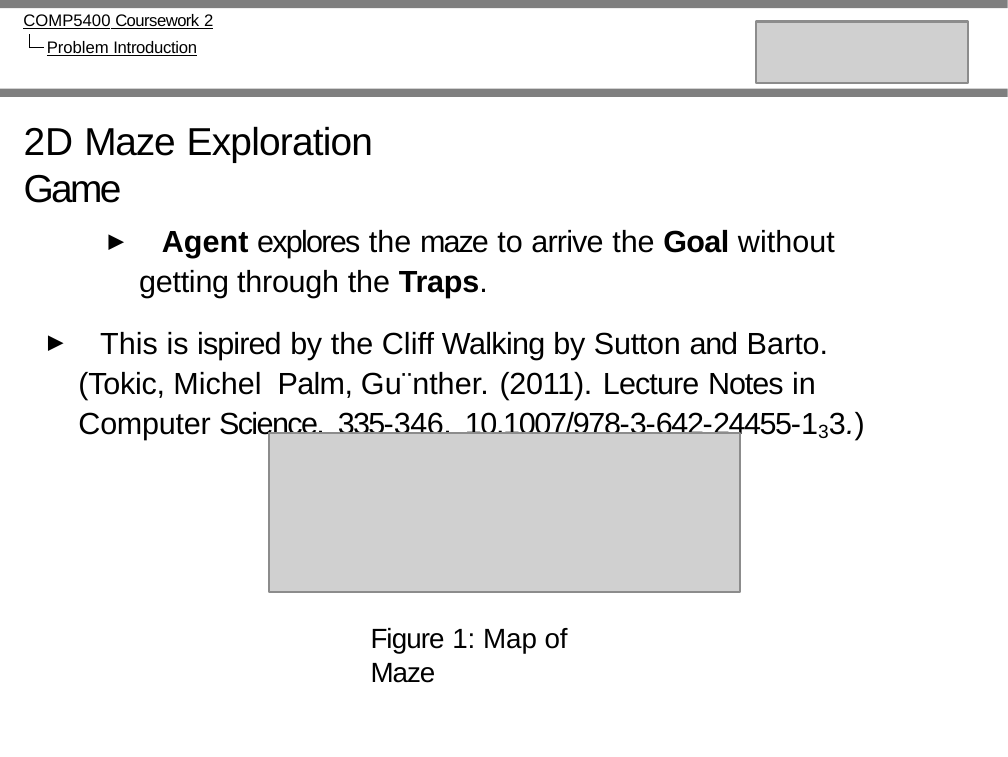
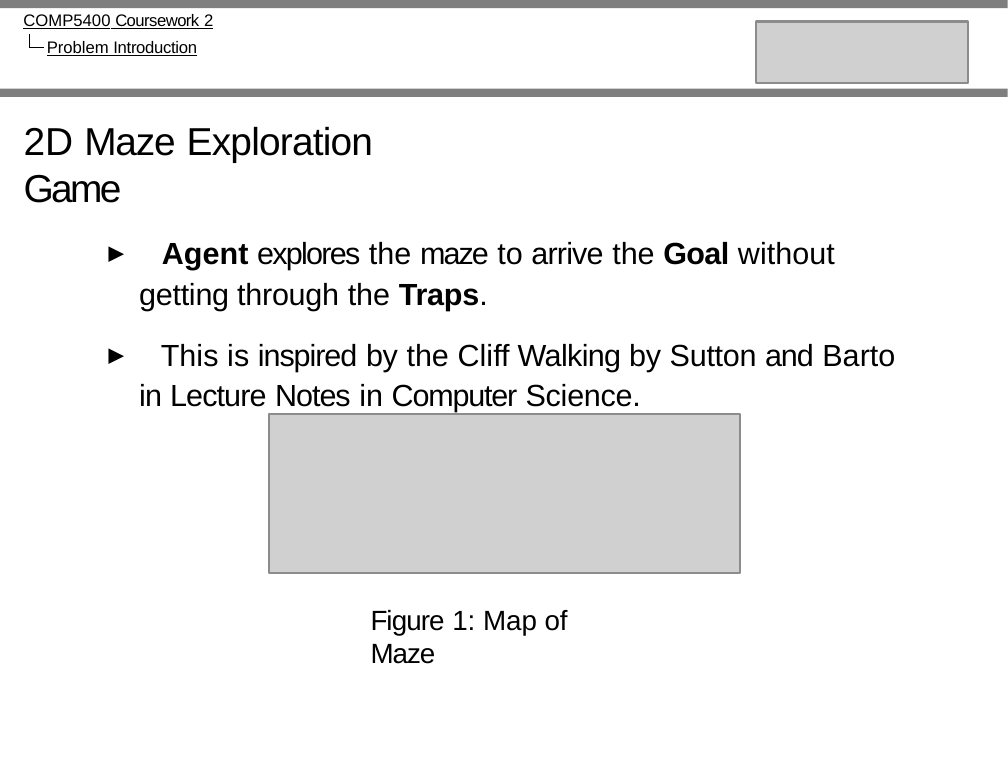
Before and after one commit to Neowless/COMP5400_Courework2, a slide deck: slide 2 of University_of_Leeds_Beamer_template__1_.pptx. Drawn at 1008x757 pixels with LibreOffice and Linux fonts; fonts in the diff are those of the drawing; grey boxes stand for pictures. Boxes give left, top, right and bottom in pixels: in the first picture for what was removed or moved away, otherwise in the second. Text is boxed around its words. In the diff, an @@ line names an element or a change of style, - is before the commit and + after.

```diff
--- a/University_of_Leeds_Beamer_template__1_.pptx
+++ b/University_of_Leeds_Beamer_template__1_.pptx
@@ text "▶ Agent explores the maze ..." moved from (x1=78, y1=230, x2=835, y2=440) to (x1=139, y1=242, x2=895, y2=412) @@
@@ text at (x1=139, y1=242, x2=835, y2=310): indent changed @@
@@ text at (x1=139, y1=344, x2=895, y2=412): text changed @@
-▶ This is ispired by the Cliff Walking by Sutton and Barto. (Tokic, Michel Palm, Gu¨nther. (2011). Lecture Notes in Computer Science. 335-346. 10.1007/978-3-642-24455-133.)
+▶ This is inspired by the Cliff Walking by Sutton and Barto in Lecture Notes in Computer Science.
@@ picture moved from (x1=270, y1=432, x2=740, y2=590) to (x1=270, y1=414, x2=740, y2=572) @@
@@ text "Figure 1: Map of Maze" moved from (x1=371, y1=628, x2=568, y2=683) to (x1=371, y1=610, x2=568, y2=664) @@
```
Also in this commit, not shown: 8 other slides changed, 2 other files.
